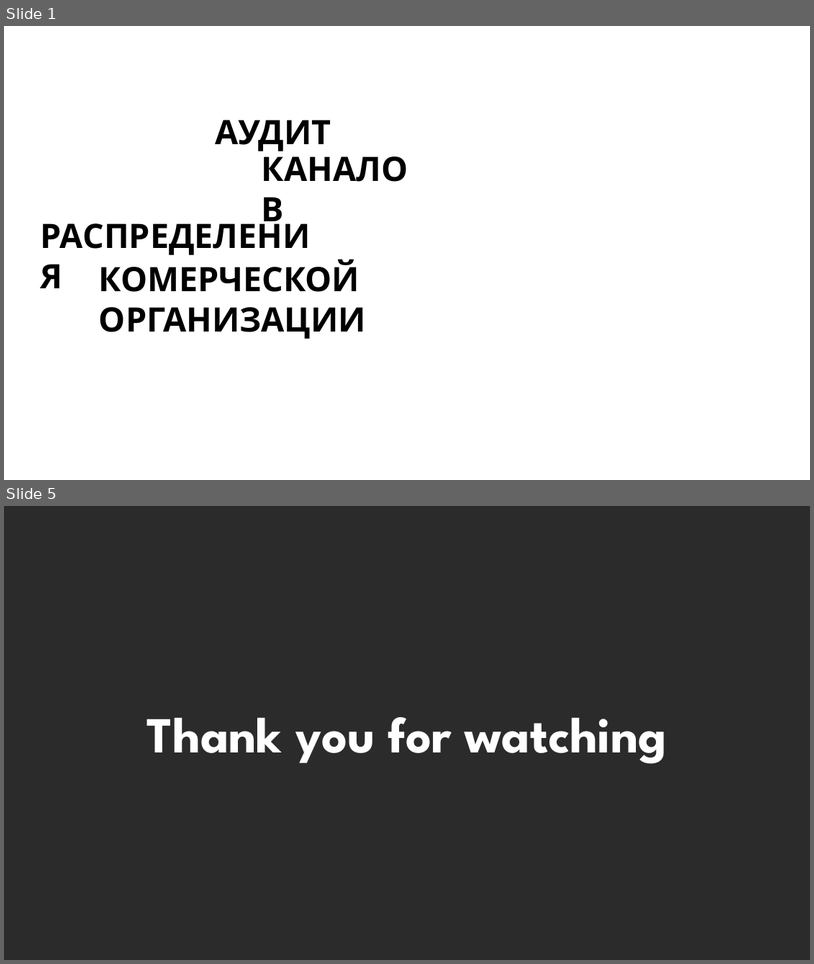
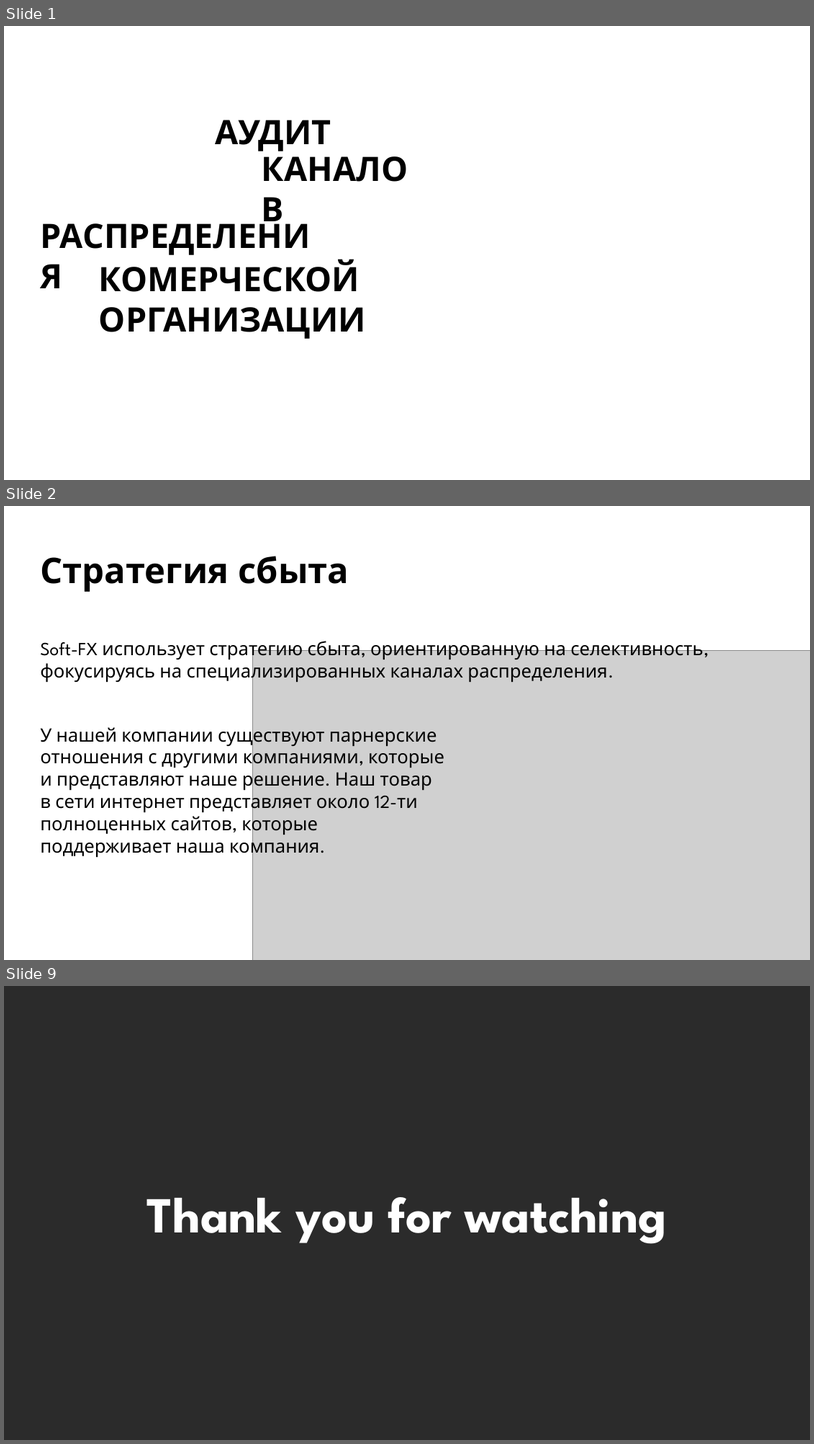
Before and after one commit to kharbacheuski/BSUIR_LABS, a slide deck: 5_term/МППиУ/SOFT_FX_PRES_5.pptx. Shown one above the other, each under a label of ours: slides 1 and 5 before the commit, slides 1, 2 and 9 after it; the slides between them are not shown. The pictures are 814x964 and 814x1444 pixels, drawn with LibreOffice and Linux fonts; fonts in the diff are those of the drawing; grey boxes stand for pictures; background and template pictures are left out; a plain dark background stands for a picture behind light text. Boxes give left, top, right and bottom in pixels: in the first picture for what was removed or moved away, otherwise in the second. Text is boxed around its words. In the diff, an @@ line names an element or a change of style, - is before the commit and + after.

```diff
--- a/5_term/МППиУ/SOFT_FX_PRES_5.pptx
+++ b/5_term/МППиУ/SOFT_FX_PRES_5.pptx
@@ slide 2 added at (x1=4, y1=506, x2=810, y2=960), background #FFFFFF @@
@@ text added at (x1=40, y1=556, x2=349, y2=592), 42 pt, text #000000, bold @@
+Стратегия сбыта
@@ text added at (x1=40, y1=638, x2=704, y2=682), 22 pt, text #000000 @@
+Soft-FX использует стратегию сбыта, ориентированную на селективность, фокусируясь на специализированных каналах распределения.
@@ picture added at (x1=252, y1=651, x2=810, y2=960) @@
@@ text added at (x1=40, y1=724, x2=445, y2=857), 22 pt, text #000000 @@
+У нашей компании существуют парнерские отношения с другими компаниями, которые и представляют наше решение. Наш товар в сети интернет представляет около 12-ти полноценных сайтов, которые поддерживает наша компания.
@@ what was slide 5 is now slide 9 @@
```
Also in this commit, not shown: 6 other slides added, 3 slides removed, 1 other file.
